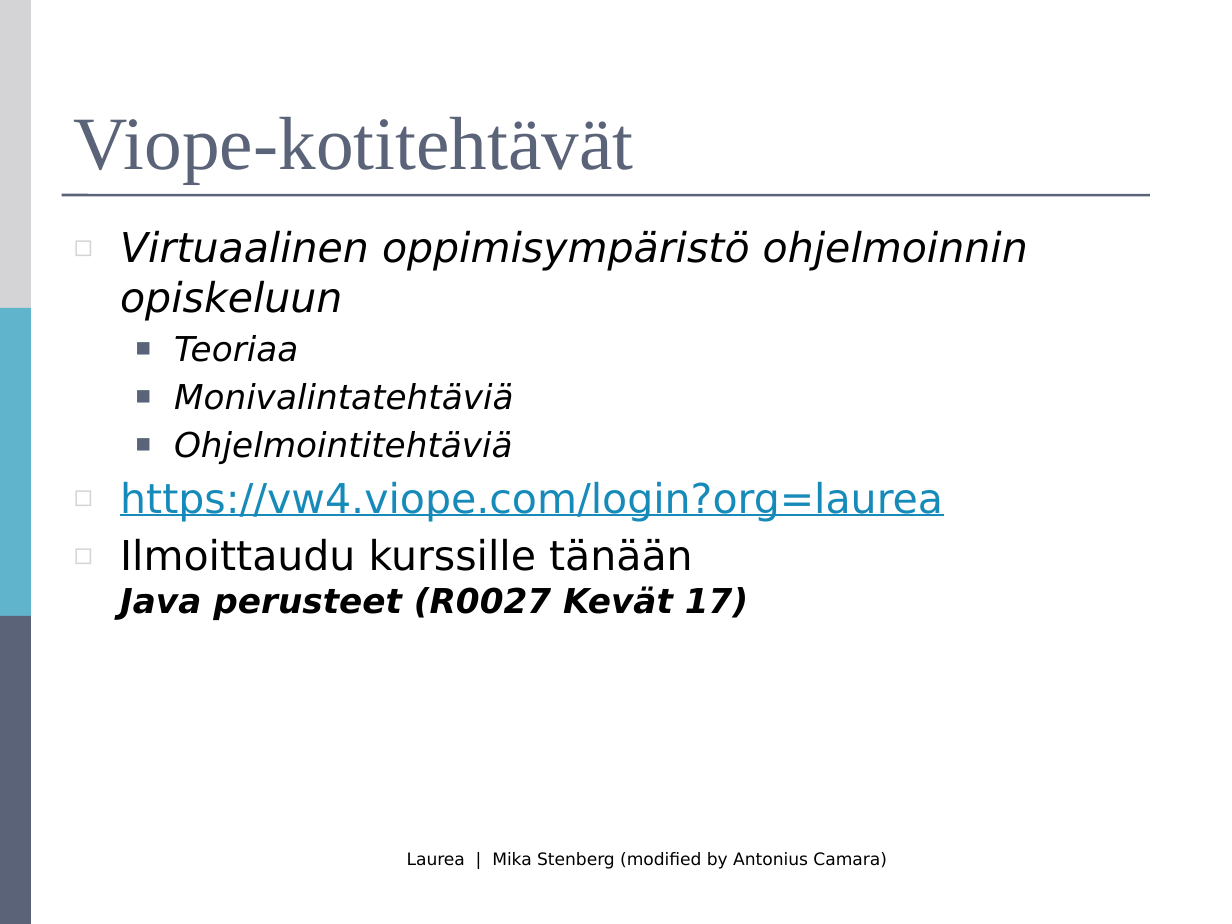
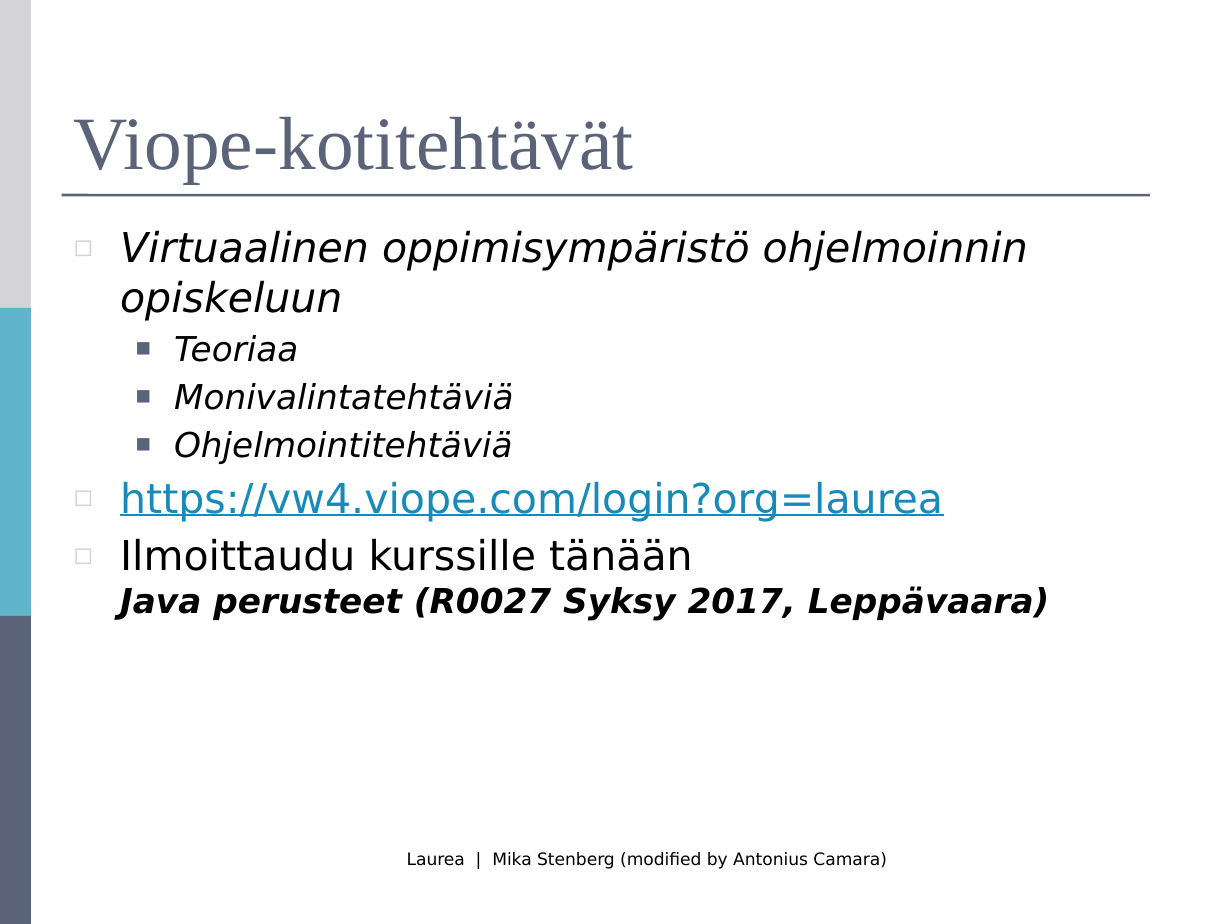
Before and after one commit to mjstenbe/OO_2017, a slide deck: slide 7 of Lecture materials (Antonius)/R0027-Luento-1-Intro.pptx. Drawn at 1232x924 pixels with LibreOffice and Linux fonts; fonts in the diff are those of the drawing. Boxes give left, top, right and bottom in pixels: in the first picture for what was removed or moved away, otherwise in the second. Text is boxed around its words. In the diff, an @@ line names an element or a change of style, - is before the commit and + after.

```diff
--- a/Lecture materials (Antonius)/R0027-Luento-1-Intro.pptx
+++ b/Lecture materials (Antonius)/R0027-Luento-1-Intro.pptx
@@ text at [120, 538, 1049, 621]: text changed @@
-◻ Ilmoittaudu kurssille tänään
-  Java perusteet (R0027 Kevät 17)
+◻ Ilmoittaudu kurssille tänään
+  Java perusteet (R0027 Syksy 2017, Leppävaara)
```
Also in this commit, not shown: 7 other slides changed, 3 other files.
